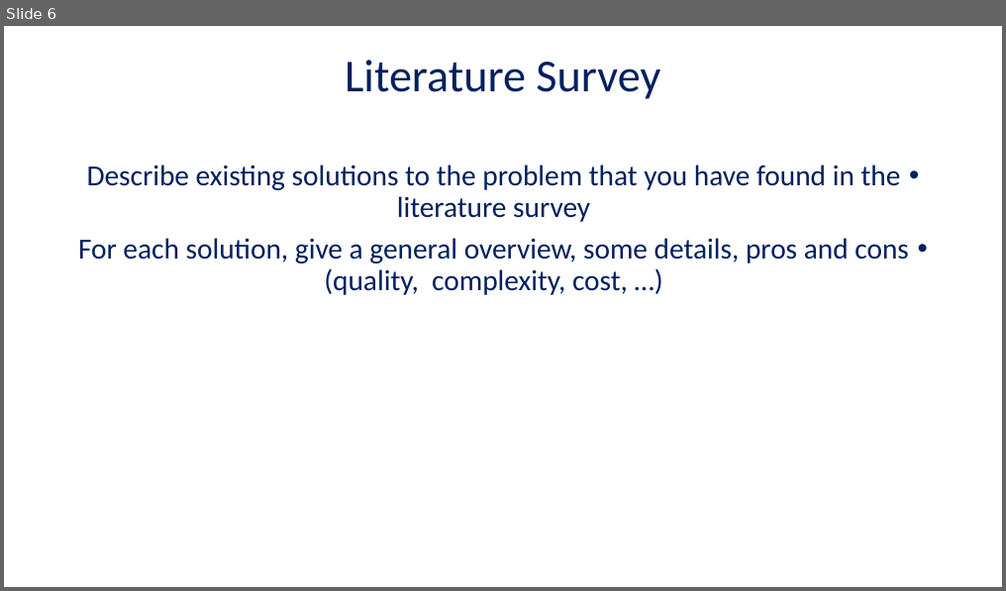
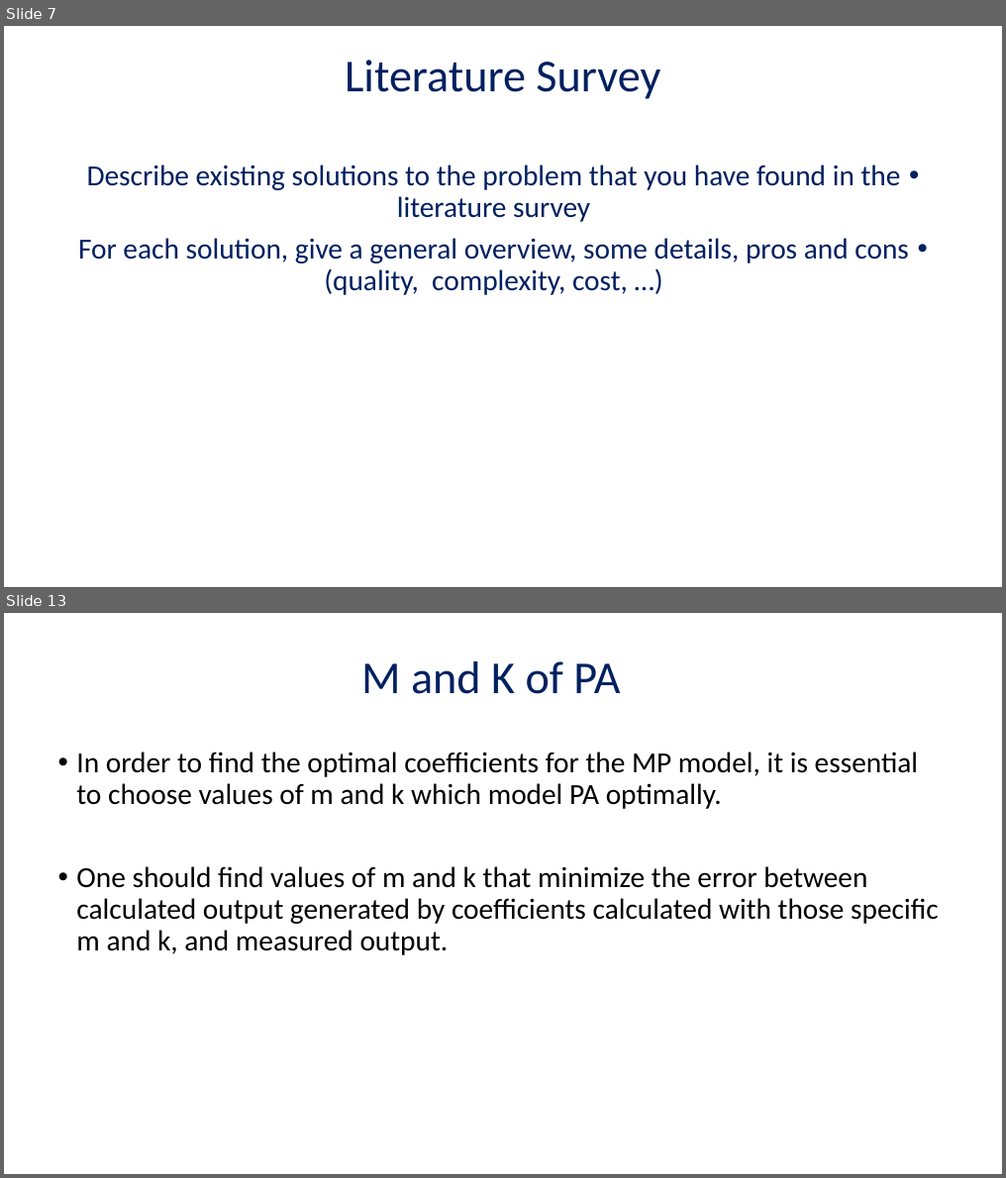
Before and after one commit to AdirCN/DPD, a slide deck: documents/Final Presentation.pptx. Shown one above the other, each under a label of ours: slide 6 before the commit, slides 7 and 13 after it; the slides between them are not shown. The pictures are 1006x591 and 1006x1178 pixels, drawn with LibreOffice and Linux fonts; fonts in the diff are those of the drawing. Boxes give left, top, right and bottom in pixels: in the first picture for what was removed or moved away, otherwise in the second. Text is boxed around its words. In the diff, an @@ line names an element or a change of style, - is before the commit and + after.

```diff
--- a/documents/Final Presentation.pptx
+++ b/documents/Final Presentation.pptx
@@ slide 13 added at (x1=4, y1=613, x2=1002, y2=1174), background #FFFFFF @@
@@ text added at (x1=361, y1=662, x2=620, y2=694), 44 pt, text #002060 @@
+M and K of PA
@@ text added at (x1=76, y1=752, x2=939, y2=956), 28 pt, text #000000 @@
+• In order to find the optimal coefficients for the MP model, it is essential to choose values of m and k which model PA optimally.
+• One should find values of m and k that minimize the error between calculated output generated by coefficients calculated with those specific m and k, and measured output.
@@ what was slide 6 is now slide 7 @@
```
Also in this commit, not shown: 7 slides changed, 26 other slides added, 5 slides removed, 1 other file.
